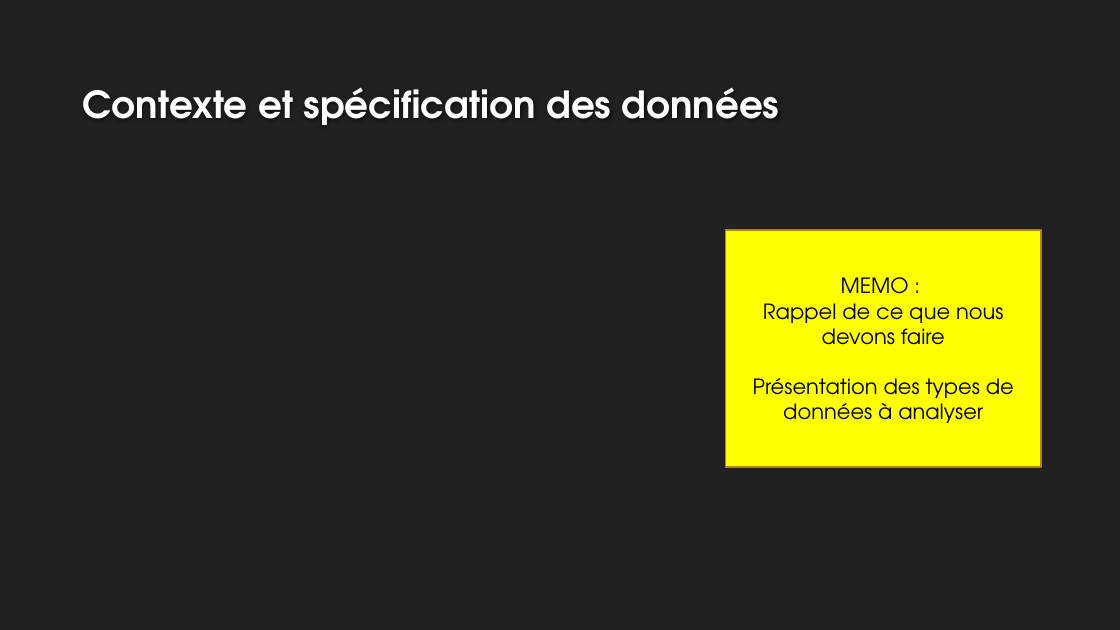
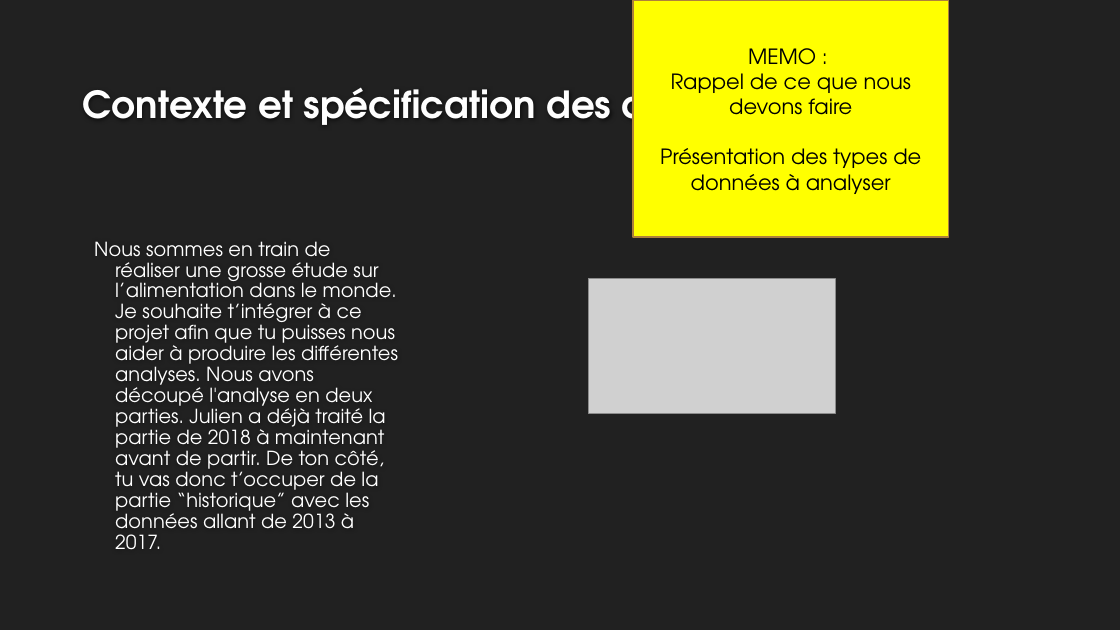
Before and after one commit to ziedbelhocine/Cours-OC, a slide deck: slide 2 of Data_Analyst/Projet_4/Template+de+présentation_Faim_monde-V2.pptx. Drawn at 1120x630 pixels with LibreOffice and Linux fonts; fonts in the diff are those of the drawing; grey boxes stand for pictures; background and template pictures are left out. Boxes give left, top, right and bottom in pixels: in the first picture for what was removed or moved away, otherwise in the second. Text is boxed around its words. In the diff, an @@ line names an element or a change of style, - is before the commit and + after.

Commit message:
MAJ 25/01/25 projet 4

```diff
--- a/Data_Analyst/Projet_4/Template+de+présentation_Faim_monde-V2.pptx
+++ b/Data_Analyst/Projet_4/Template+de+présentation_Faim_monde-V2.pptx
@@ rectangle "MEMO :": place and size @@
-rectangle "MEMO :" at (726, 230, 1041, 467)
+rectangle "MEMO :" at (634, 0, 949, 237)
@@ text added at (94, 241, 398, 550), 16.6 pt, text #FFFFFF @@
+Nous sommes en train de réaliser une grosse étude sur l’alimentation dans le monde. Je souhaite t’intégrer à ce projet afin que tu puisses nous aider à produire les différentes analyses. Nous avons découpé l'analyse en deux parties. Julien a déjà traité la partie de 2018 à maintenant avant de partir. De ton côté, tu vas donc t’occuper de la partie “historique” avec les données allant de 2013 à 2017.
@@ picture added at (588, 278, 835, 413) @@
```
Also in this commit, not shown: 1 other slide changed, 2 other files.
